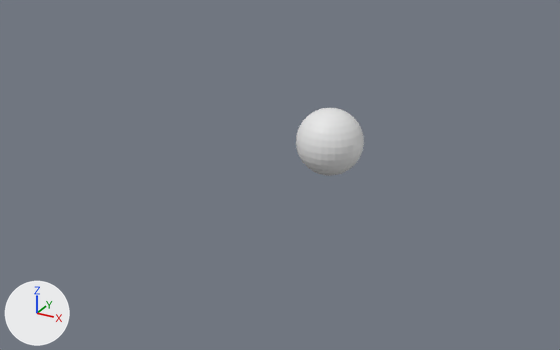
Renders of the Blender file blender/addons/io_scene_foundry/blends/materials/h4_nodes.blend from each side of a commit.
The view is the same before and after, from a 50 mm camera at (7.83, -19.01, 8.37) aimed at (-2.16, -0.85, -0.71). Arrows for +X, +Y and +Z are at lower left; the lights stay in place. The same objects are shown in both versions, whatever each file hides. Materials are left out; every surface is plain grey.
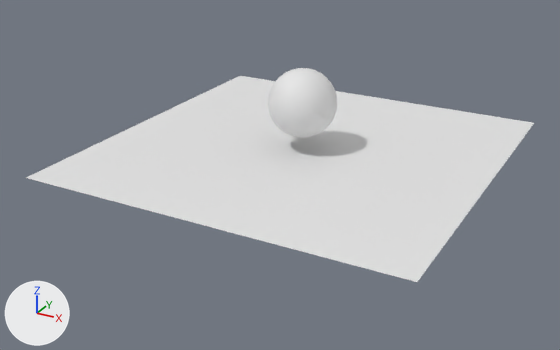
The change, as a list of edits to the scene's bpy script:
```text
Add me_plane:
    me_plane.from_pydata([(-1.0, -1.0, 0.0), (1.0, -1.0, 0.0), (-1.0, 1.0, 0.0), (1.0, 1.0, 0.0)], [], [(0, 1, 3, 2)])
Change ob_sphere:
    ob_sphere.location: (-1.18, 0.41, 0.09) -> (-1.88, 0.0, 1.29)
Add ob_plane_001:
    ob_plane_001 = bpy.data.objects.new('Plane.001', me_plane)
    ob_plane_001.location = (-1.88, 0.0, -0.1)
    ob_plane_001.scale = (5.53, 5.53, 5.53)
```

Where the change shows, as pixel boxes [x1, y1, x2, y2] in the pictures (560 x 350 px):
'Plane.001', added
    after: [26, 76, 534, 282]
'Sphere', moved
    before: [296, 108, 364, 176]
    after: [268, 68, 337, 138]
